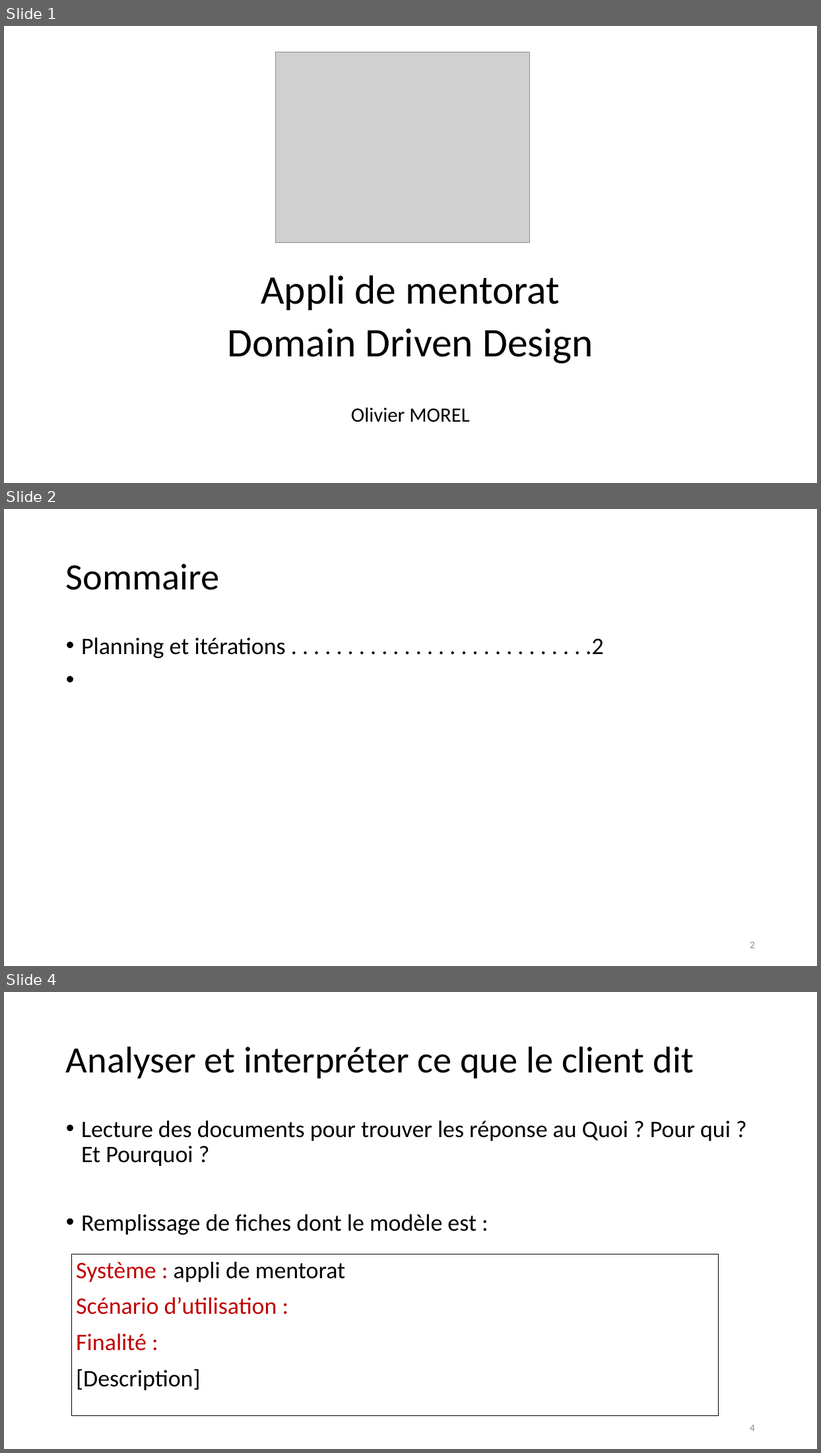
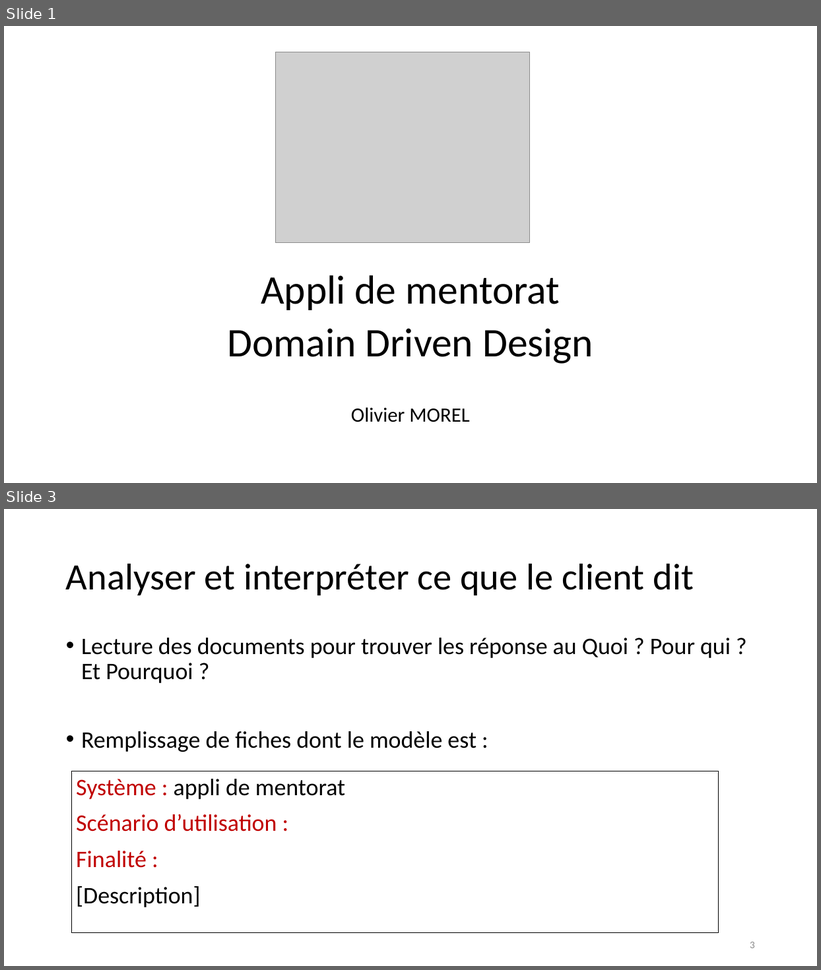
Before and after one commit to emmo78/Project_ConceptionOfMentorApp, a slide deck: Presentation_olivier_MOREL.pptx. Shown one above the other, each under a label of ours: slides 1, 2 and 4 before the commit, slides 1 and 3 after it; the slides between them are not shown. The pictures are 821x1453 and 821x970 pixels, drawn with LibreOffice and Linux fonts; fonts in the diff are those of the drawing; grey boxes stand for pictures. Boxes give left, top, right and bottom in pixels: in the first picture for what was removed or moved away, otherwise in the second. Text is boxed around its words. In the diff, an @@ line names an element or a change of style, - is before the commit and + after.

```diff
--- a/Presentation_olivier_MOREL.pptx
+++ b/Presentation_olivier_MOREL.pptx
@@ slide 2 removed at (x1=4, y1=509, x2=817, y2=966), background #FFFFFF @@
@@ title removed at (x1=66, y1=564, x2=220, y2=590) @@
-Sommaire
@@ text removed at (x1=81, y1=638, x2=603, y2=658) @@
-• Planning et itérations . . . . . . . . . . . . . . . . . . . . . . . . . . .2
@@ page number removed at (x1=750, y1=942, x2=755, y2=949) @@
-2
@@ what was slide 4 is now slide 3 @@
@@ page number at (x1=750, y1=942, x2=755, y2=949): text changed @@
-4
+3
```
Also in this commit, not shown: 2 slides changed, 16 slides added, 2 other files.
